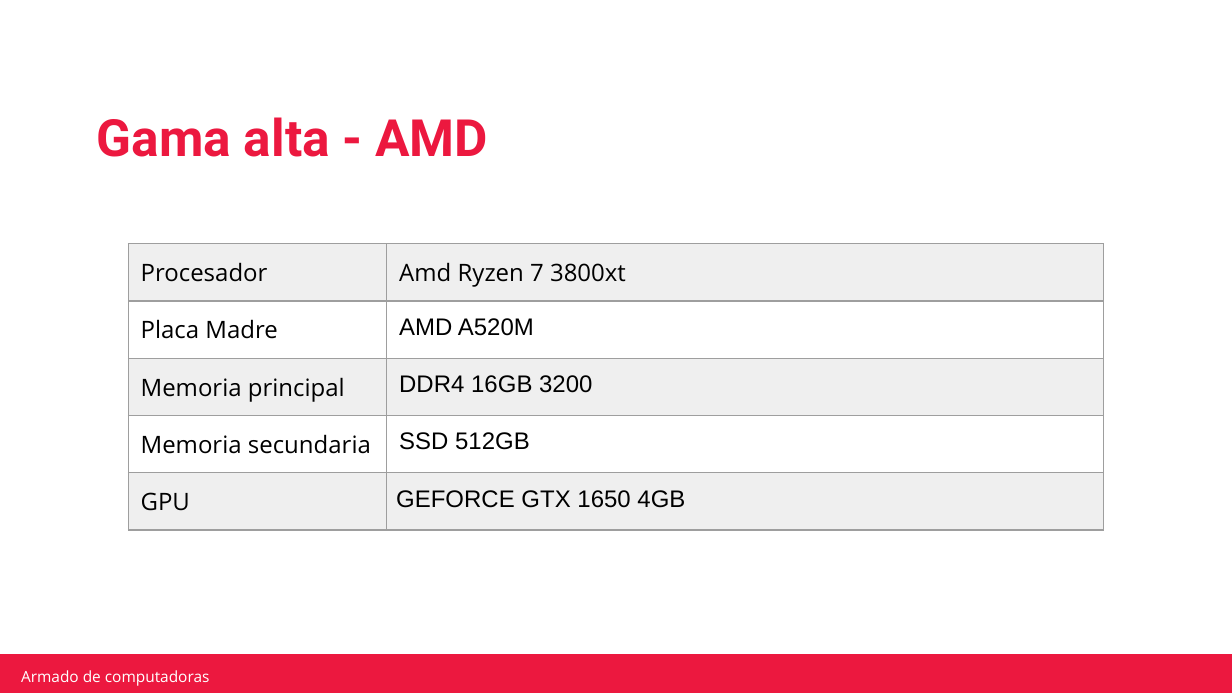
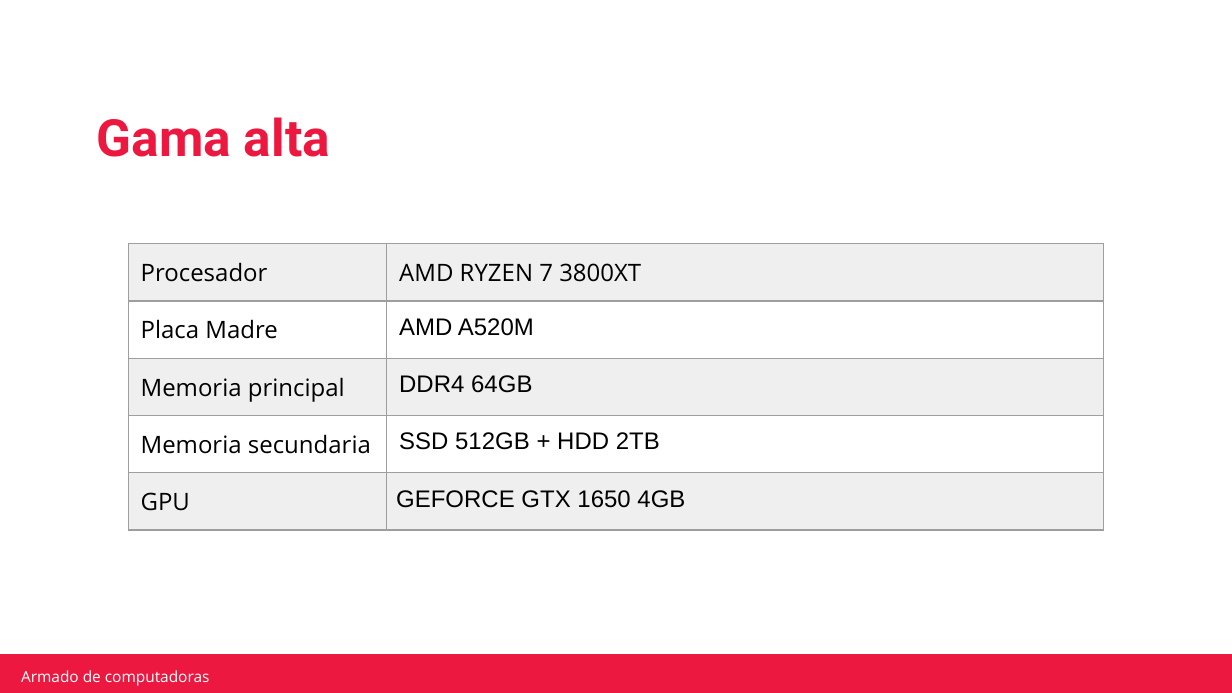
Before and after one commit to robertotorfe/Mochila-Camada-7-0822, a slide deck: slide 8 of Actividades Obligatorias/ACTIVIDAD-OBLIGATORIA1.pptx. Drawn at 1232x693 pixels with LibreOffice and Linux fonts; fonts in the diff are those of the drawing; background and template pictures are left out. Boxes give left, top, right and bottom in pixels: in the first picture for what was removed or moved away, otherwise in the second. Text is boxed around its words. In the diff, an @@ line names an element or a change of style, - is before the commit and + after.

```diff
--- a/Actividades Obligatorias/ACTIVIDAD-OBLIGATORIA1.pptx
+++ b/Actividades Obligatorias/ACTIVIDAD-OBLIGATORIA1.pptx
@@ text at (x1=97, y1=117, x2=330, y2=157): text changed @@
-Gama alta - AMD
+Gama alta
@@ table at (x1=128, y1=244, x2=1104, y2=515) @@
-row 1, column 2: Amd Ryzen 7 3800xt
+row 1, column 2: AMD RYZEN 7 3800XT
-row 3, column 2: DDR4 16GB 3200
+row 3, column 2: DDR4 64GB
-row 4, column 2: SSD 512GB
+row 4, column 2: SSD 512GB + HDD 2TB
```
Also in this commit, not shown: 8 other slides changed.
